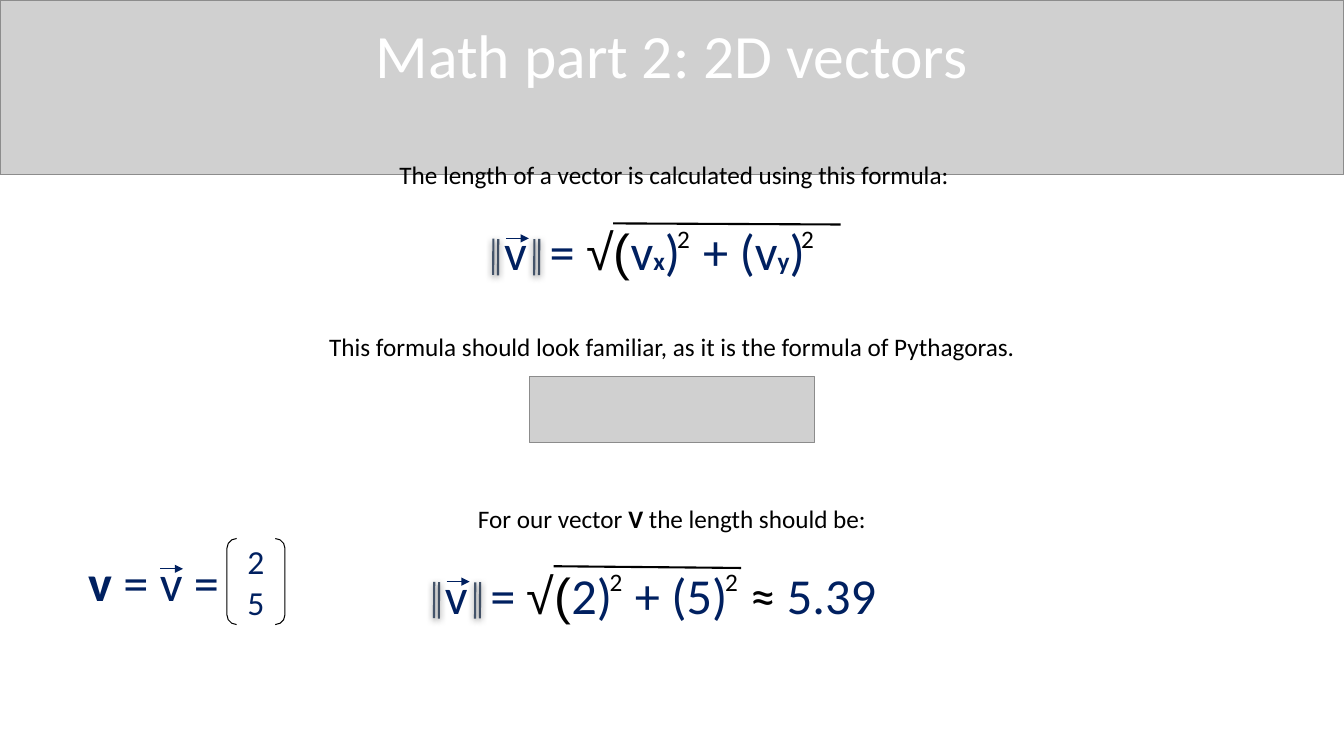
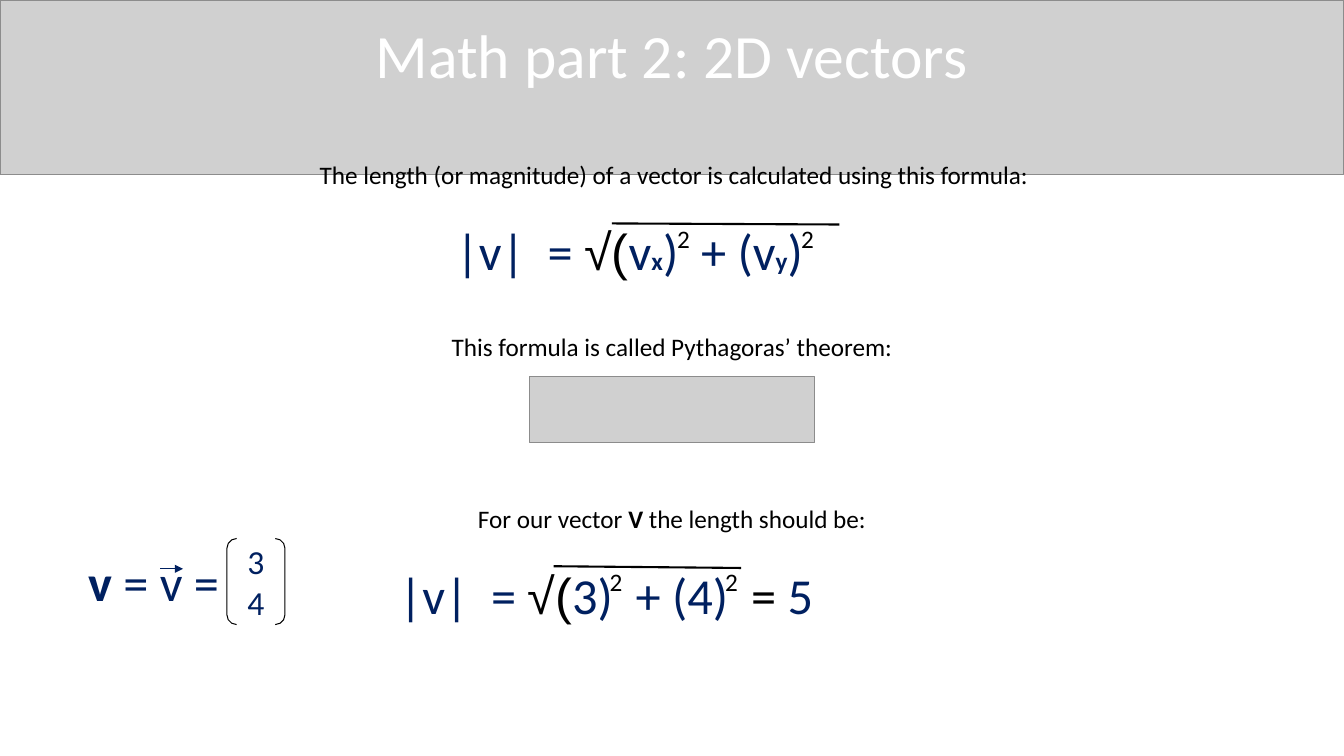
Before and after one commit to QuincyJacobs/WebGLTutorial, a slide deck: slide 92 of Presentation/Presentation WebGL.pptx (slide 91 before the commit). Drawn at 1344x756 pixels with LibreOffice and Linux fonts; fonts in the diff are those of the drawing; grey boxes stand for pictures. Boxes give left, top, right and bottom in pixels: in the first picture for what was removed or moved away, otherwise in the second. Text is boxed around its words. In the diff, an @@ line names an element or a change of style, - is before the commit and + after.

```diff
--- a/Presentation/Presentation WebGL.pptx
+++ b/Presentation/Presentation WebGL.pptx
@@ text at box(320, 165, 1028, 191): text changed @@
-The length of a vector is calculated using this formula:
+The length (or magnitude) of a vector is calculated using this formula:
@@ text at box(456, 233, 525, 279): text changed @@
-v = √(vx) + (vy)
+|v| = √(vx) + (vy)
@@ line removed from (493, 275) to (493, 239) @@
@@ line removed from (498, 275) to (498, 239) @@
@@ arrow removed from (506, 239) to (529, 239) @@
@@ line removed from (534, 275) to (534, 239) @@
@@ line removed from (539, 275) to (539, 239) @@
@@ text at box(452, 338, 892, 361): text changed @@
-This formula should look familiar, as it is the formula of Pythagoras.
+This formula is called Pythagoras’ theorem:
@@ text in bracket pair at box(247, 552, 264, 615): text changed @@
-2
-5
+3
+4
@@ text at box(399, 574, 814, 624): text changed @@
-v = √(2) + (5) ≈ 5.39
+|v| = √(3) + (4) = 5
@@ line removed from (435, 618) to (435, 582) @@
@@ line removed from (439, 619) to (440, 583) @@
@@ arrow removed from (447, 582) to (470, 582) @@
@@ line removed from (475, 619) to (476, 583) @@
@@ line removed from (480, 618) to (480, 582) @@
```
Also in this commit, not shown: 2 other slides changed, 4 slides added, 1 other file.
